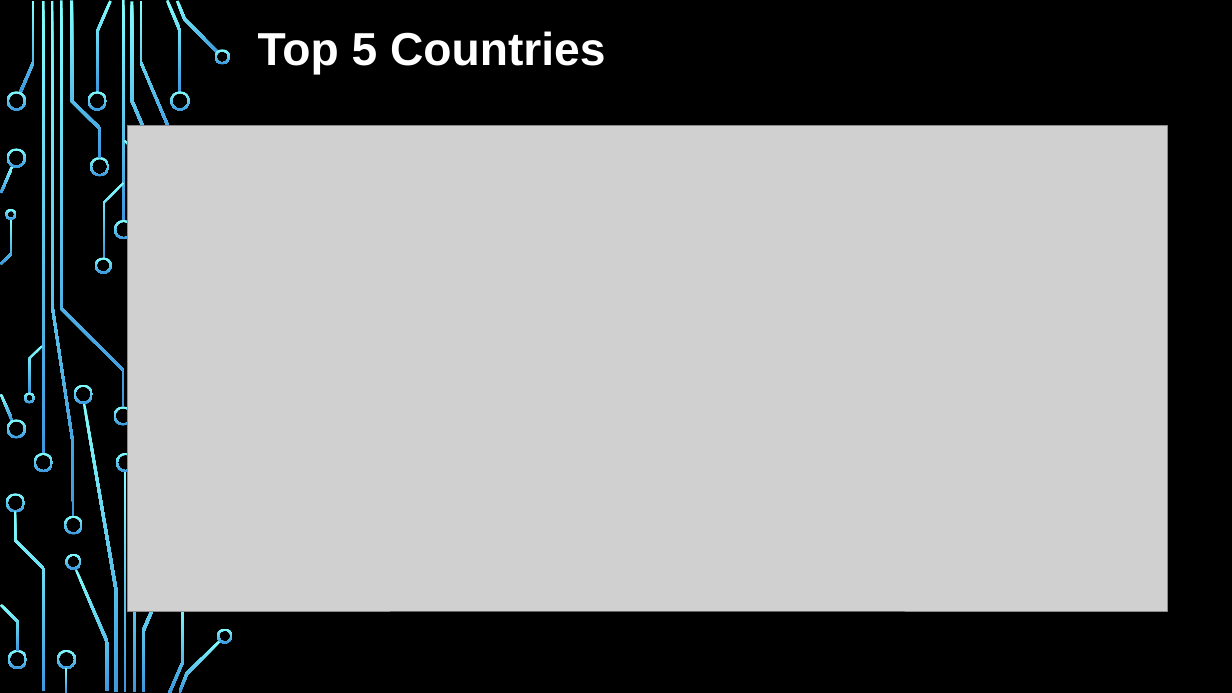
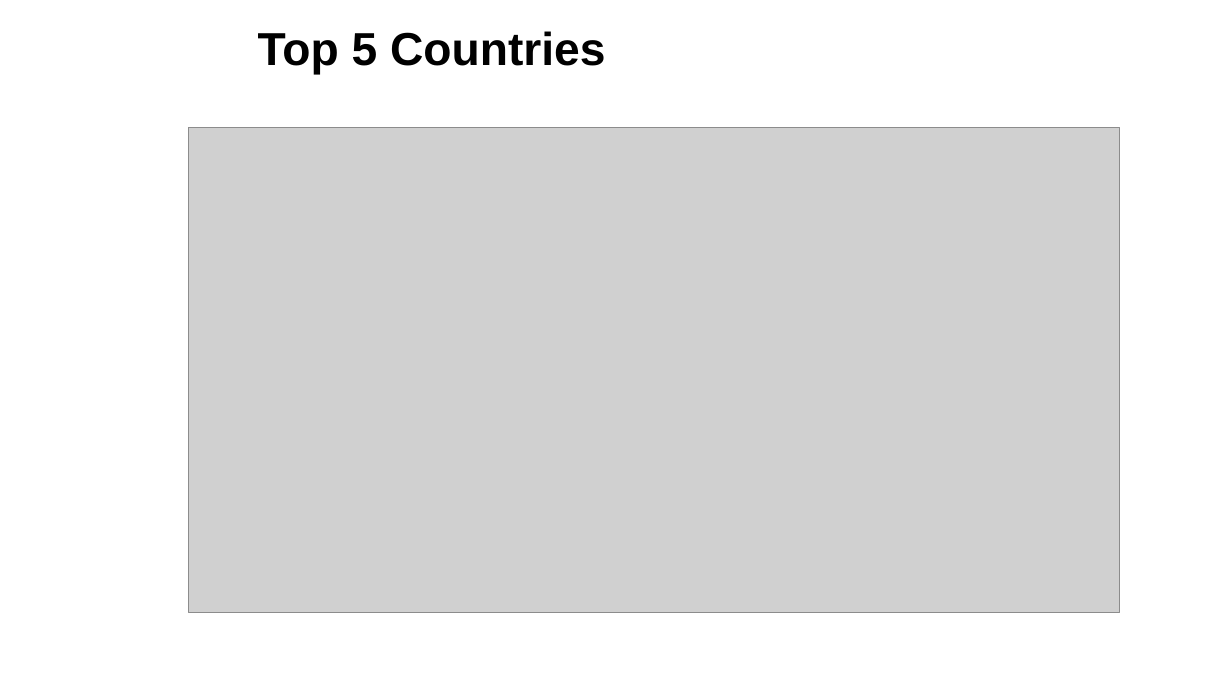
Before and after one commit to mguner-data/Global_Suicide_Data_Analysis, a slide deck: slide 5 of AL_Final_Presentation.pptx (slide 4 before the commit). Drawn at 1232x693 pixels with LibreOffice and Linux fonts; fonts in the diff are those of the drawing; grey boxes stand for pictures; background and template pictures are left out. Boxes give left, top, right and bottom in pixels: in the first picture for what was removed or moved away, otherwise in the second. Text is boxed around its words. In the diff, an @@ line names an element or a change of style, - is before the commit and + after.

```diff
--- a/AL_Final_Presentation.pptx
+++ b/AL_Final_Presentation.pptx
@@ background picture (left out) to #FFFFFF @@
@@ text "Top 5 Countries" at [258, 31, 605, 75]: text colour #FFFFFF to #000000 @@
@@ picture: place and size @@
-picture at [128, 126, 1167, 611]
+picture at [189, 128, 1119, 613]
@@ group removed at [0, 0, 233, 693]: 44 freeform shapes, 4 rectangles @@
```
Also in this commit, not shown: 8 other slides changed, 2 slides added.
